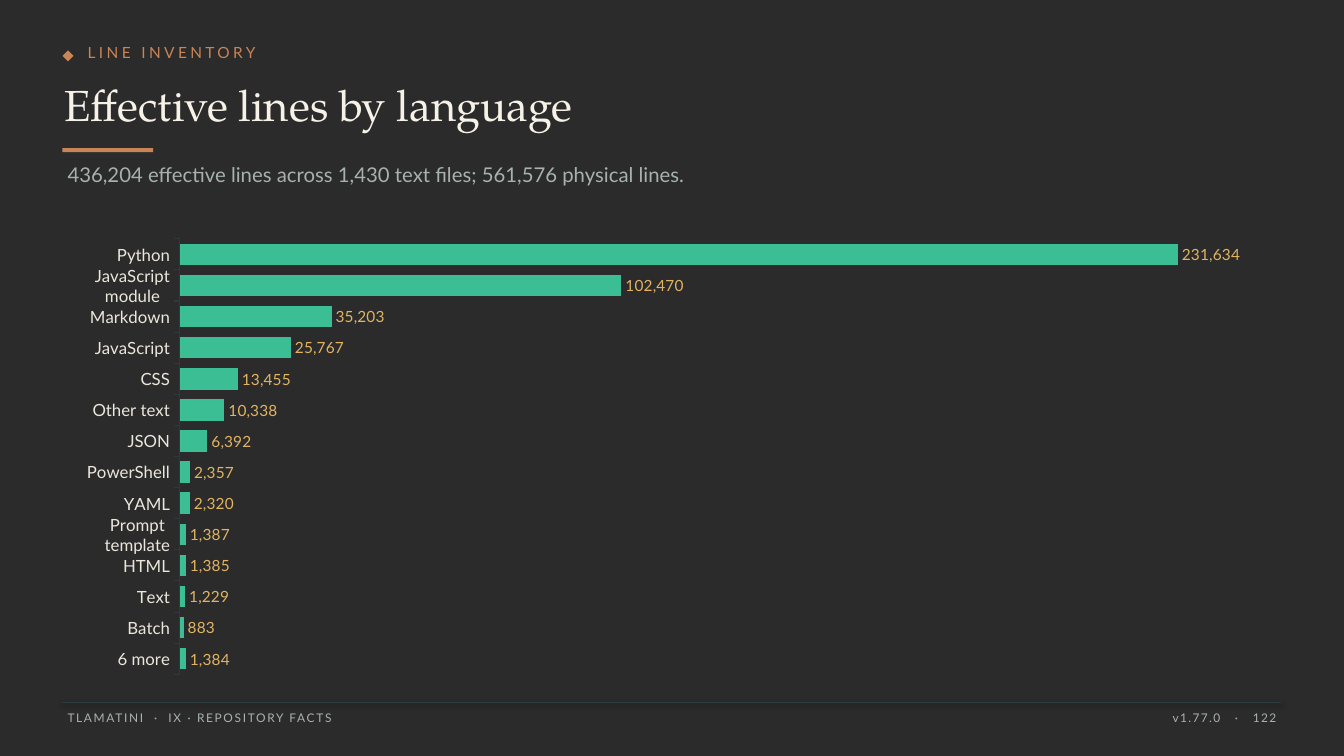
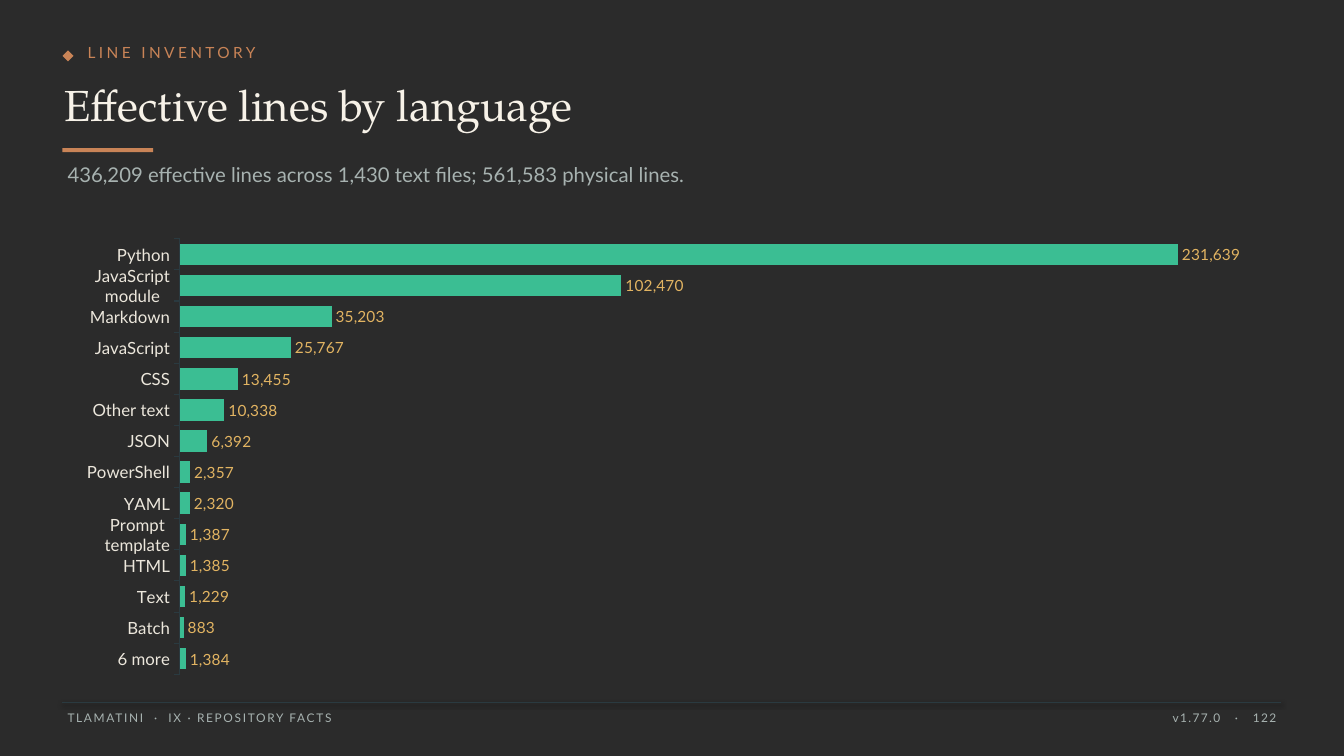
Before and after one commit to XAIHT/Tlamatini, a slide deck: slide 122 of Tlamatini_eXtended_Artificial_Intelligence_Humanly_Tempered.pptx. Drawn at 1344x756 pixels with LibreOffice and Linux fonts; fonts in the diff are those of the drawing; background and template pictures are left out; a plain dark background stands for a picture behind light text. Boxes give left, top, right and bottom in pixels: in the first picture for what was removed or moved away, otherwise in the second. Text is boxed around its words. In the diff, an @@ line names an element or a change of style, - is before the commit and + after.

```diff
--- a/Tlamatini_eXtended_Artificial_Intelligence_Humanly_Tempered.pptx
+++ b/Tlamatini_eXtended_Artificial_Intelligence_Humanly_Tempered.pptx
@@ text at (68,167,684,186): text changed @@
-436,204 effective lines across 1,430 text files; 561,576 physical lines.
+436,209 effective lines across 1,430 text files; 561,583 physical lines.
@@ bar chart at (63,230,1281,684) @@
@@ Series 1, Python: 231634 to 231639 @@
```
Also in this commit, not shown: 44 other slides changed, 5 other files.
